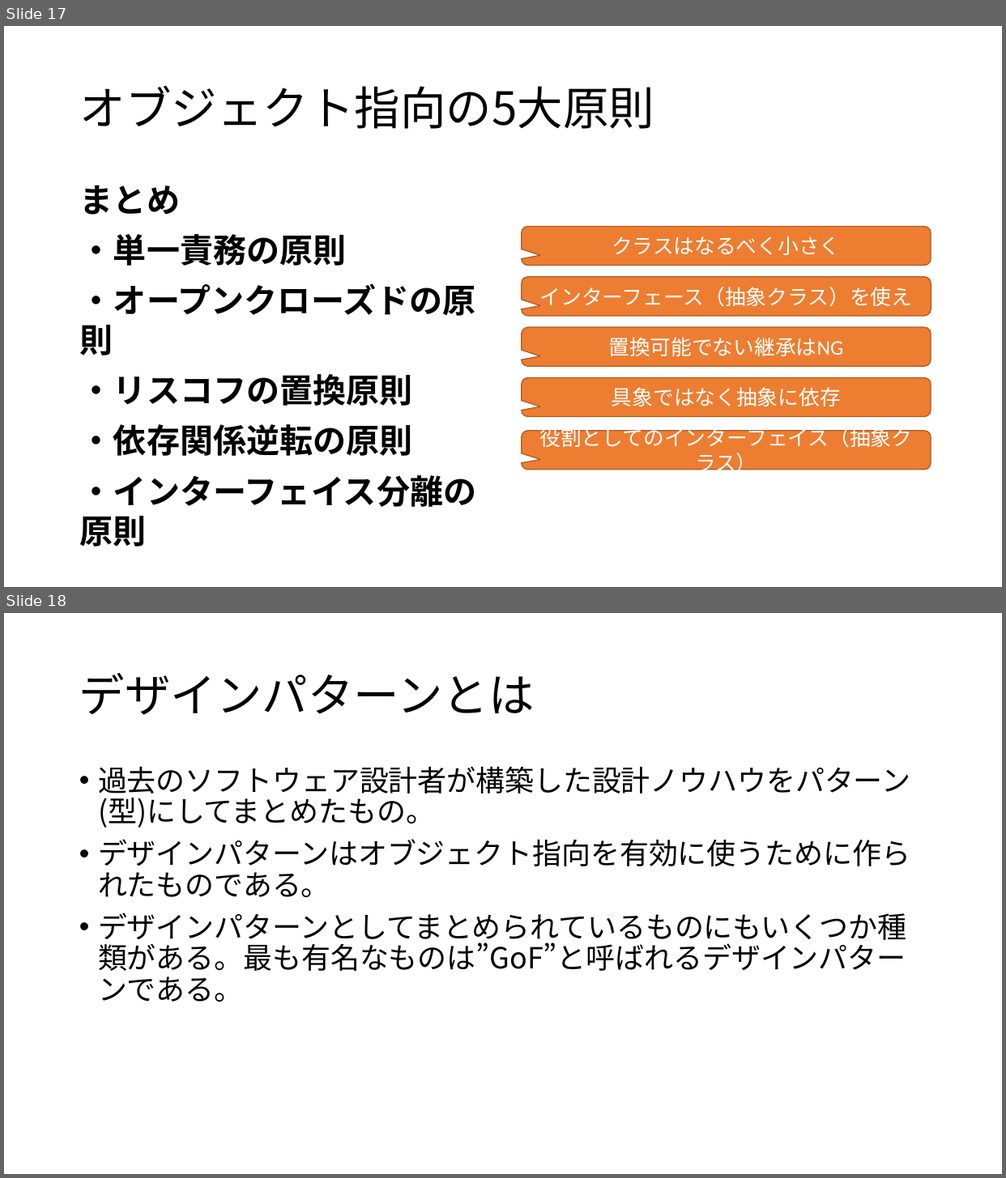
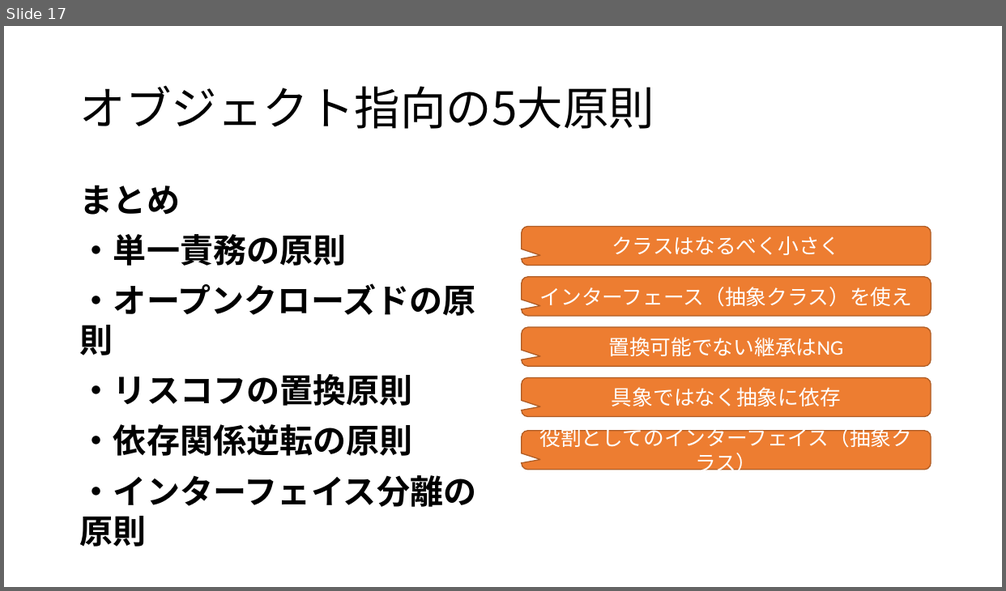
Before and after one commit to acchi17/CsSamply_DesignPattern, a slide deck: ObjectOrientedBasic/オブジェクト指向概説.pptx. Shown one above the other, each under a label of ours: slides 17 and 18 before the commit, slide 17 after it. The pictures are 1006x1178 and 1006x591 pixels, drawn with LibreOffice and Linux fonts; fonts in the diff are those of the drawing. Boxes give left, top, right and bottom in pixels: in the first picture for what was removed or moved away, otherwise in the second. Text is boxed around its words. In the diff, an @@ line names an element or a change of style, - is before the commit and + after.

```diff
--- a/ObjectOrientedBasic/オブジェクト指向概説.pptx
+++ b/ObjectOrientedBasic/オブジェクト指向概説.pptx
@@ slide 18 removed at (x1=4, y1=613, x2=1002, y2=1174), background #FFFFFF @@
@@ title removed at (x1=79, y1=673, x2=535, y2=715) @@
-デザインパターンとは
@@ text removed at (x1=98, y1=766, x2=910, y2=1002) @@
-• 過去のソフトウェア設計者が構築した設計ノウハウをパターン(型)にしてまとめたもの。
-• デザインパターンはオブジェクト指向を有効に使うために作られたものである。
-• デザインパターンとしてまとめられているものにもいくつか種類がある。最も有名なものは”GoF”と呼ばれるデザインパターンである。
```
Also in this commit, not shown: 2 slides changed, 1 other slide removed, 1 other file.
